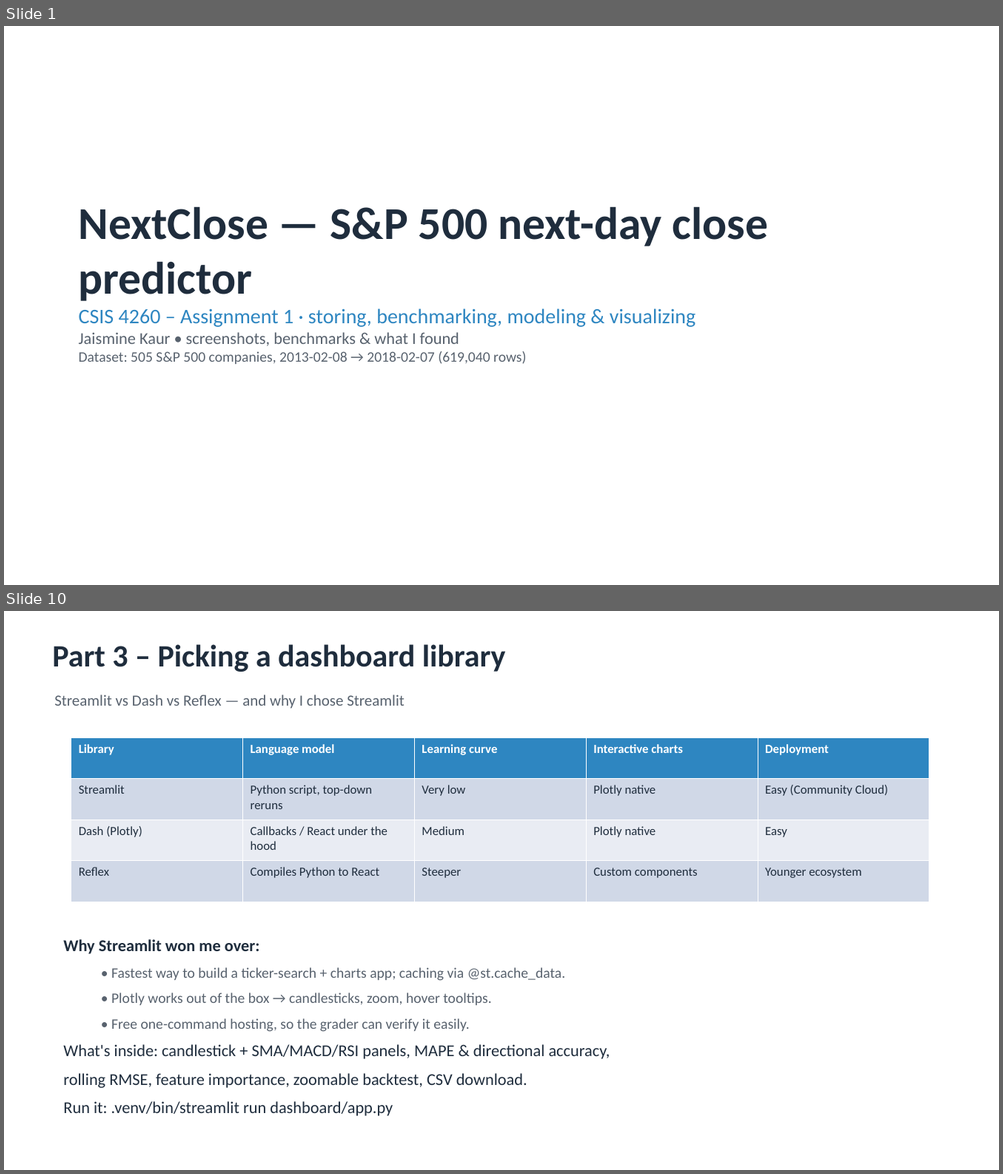
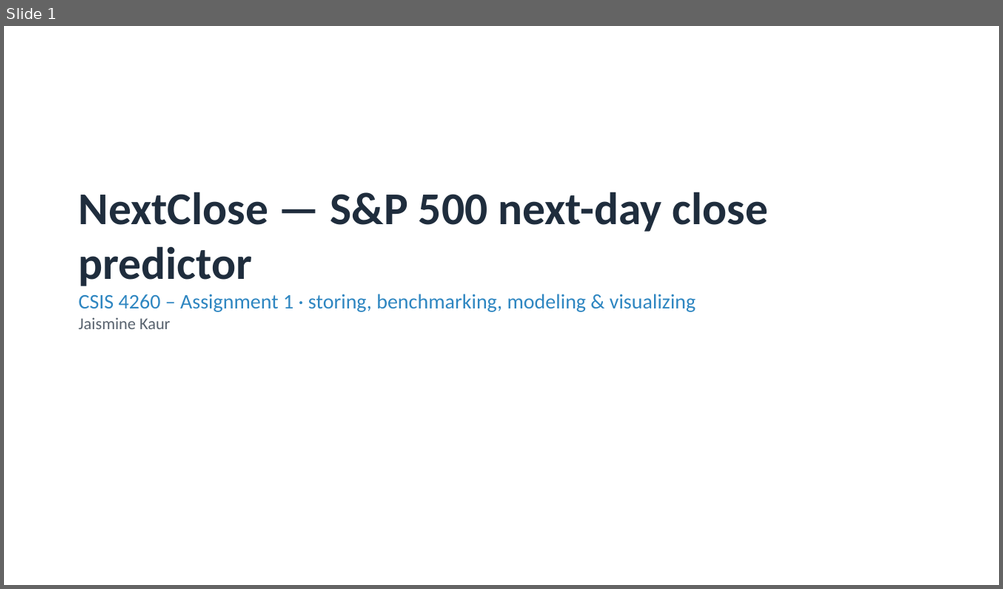
Before and after one commit to jaismine19/NextClose, a slide deck: docs/CSIS4260_Assignment1_Dashboard_Screenshots.pptx. Shown one above the other, each under a label of ours: slides 1 and 10 before the commit, slide 1 after it; the slides between them are not shown. The pictures are 1003x1174 and 1003x589 pixels, drawn with LibreOffice and Linux fonts; fonts in the diff are those of the drawing. Boxes give left, top, right and bottom in pixels: in the first picture for what was removed or moved away, otherwise in the second. Text is boxed around its words. In the diff, an @@ line names an element or a change of style, - is before the commit and + after.

Commit message:
Update presentation deck and remove README references to deleted helper scripts

```diff
--- a/docs/CSIS4260_Assignment1_Dashboard_Screenshots.pptx
+++ b/docs/CSIS4260_Assignment1_Dashboard_Screenshots.pptx
@@ slide 10 removed at <box>4,611,999,1170</box>, background #FFFFFF @@
@@ text removed at <box>52,644,506,672</box> @@
-Part 3 – Picking a dashboard library
@@ text removed at <box>54,695,404,709</box> @@
-Streamlit vs Dash vs Reflex — and why I chose Streamlit
@@ table removed at <box>71,738,929,902</box>, 4 rows, 5 columns @@
-Library | Language model | Learning curve | Interactive charts | Deployment
-Streamlit | Python script, top-down reruns | Very low | Plotly native | Easy (Community Cloud)
-Dash (Plotly) | Callbacks / React under the hood | Medium | Plotly native | Easy
-Reflex | Compiles Python to React | Steeper | Custom components | Younger ecosystem
@@ text removed at <box>63,940,610,1116</box> @@
-Why Streamlit won me over:
-  • Fastest way to build a ticker-search + charts app; caching via @st.cache_data.
-  • Plotly works out of the box → candlesticks, zoom, hover tooltips.
-  • Free one-command hosting, so the grader can verify it easily.
-What's inside: candlestick + SMA/MACD/RSI panels, MAPE & directional accuracy,
-rolling RMSE, feature importance, zoomable backtest, CSV download.
-Run it: .venv/bin/streamlit run dashboard/app.py
@@ slide 1 changed as well @@
@@ text "NextClose — S&P 500 next-day ...": place and size @@
-text "NextClose — S&P 500 next-day ..." at <box>79,207,768,364</box>
+text "NextClose — S&P 500 next-day ..." at <box>79,192,768,329</box>
@@ text at <box>79,318,170,329</box>: text changed; size 14 to 16 pt @@
-Jaismine Kaur • screenshots, benchmarks & what I found
-Dataset: 505 S&P 500 companies, 2013-02-08 → 2018-02-07 (619,040 rows)
+Jaismine Kaur
```
Also in this commit, not shown: 7 other slides changed, 14 slides added, 7 other slides removed, 1 other file.
